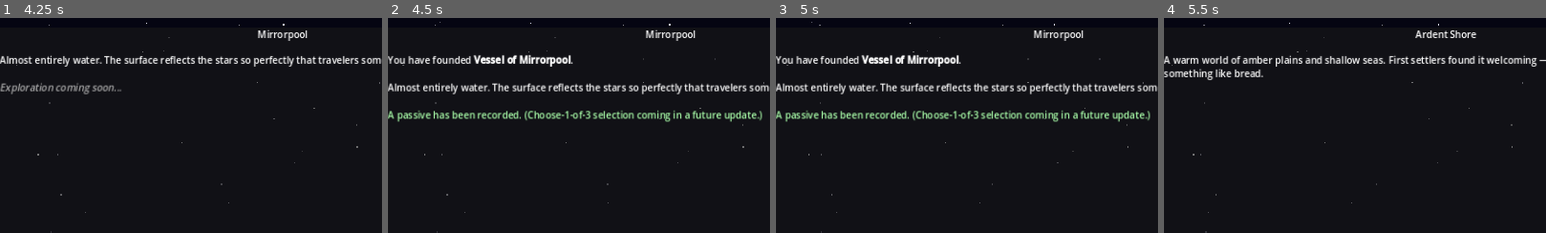
Above: before the commit, frames 1-4 (left to right).
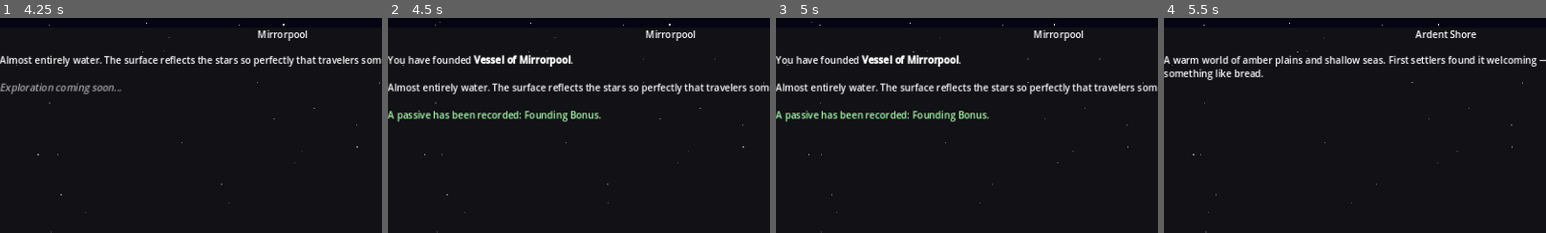
Above: after the commit, the same moments.

Repository: ColdTie/Metanoia-Vessel-2D
Game: Godot game, scene res://scenes/travel/travel_screen.tscn
Two runs of this game, one before a commit and one after it. Both use one fixed random seed, a clock stepped at 60 frames per second and the inputs below.
Inputs:
- Up to frame 1 (4.25 s): click "Pale Drift (3)" at 0.5 s; click "Verdant Coil (5)" at 1.25 s; click "The Hush (7)" at 2 s; click "Mirrorpool (9)" at 2.75 s; click "Depart (9 fuel)" at 3.5 s
- Up to frame 2 (4.5 s): click "Found Vessel" at 4.25 s
- Up to frame 3 (5 s): no input
- Up to frame 4 (5.5 s): click "Ardent Shore (start)" at 5 s
The pictures show only the part of the screen within x 25-75%, y 0-50%; the shares and areas given below are measured in that part.

Frame 1 is identical in both runs. In frame 2, 1.6% of the frame differs, in the area x 34-98%, y 42-49%; in frame 3, 1.6%; in frame 4, nothing differs.

Commit message:
feat: implement choose-1-of-3 settling reward
Founding Bonus is still granted automatically on the player's first
settlement, but every settlement after that now opens a Passive
Select modal (scenes/ui/passive_select.tscn) offering 3 random
unowned passives via GameState.draw_passive_choices(). Filled out
the passive roster with 4 new entries to give the pool enough depth
(10 total passives, matching the design doc's void-unlock target).

Passive effects are recorded as data only; the systems that will
read them (travel cost, encounters, trading) are still TODO, same
as the pre-existing frost_hardened/dust_walker/etc. entries.

Diff:
--- /dev/null
+++ b/scenes/ui/passive_select.tscn
@@ -0,0 +1,6 @@
+[gd_scene load_steps=2 format=3 uid="uid://cpassiveselect01"]
+
+[ext_resource type="Script" path="res://scripts/ui/passive_select.gd" id="1_passive"]
+
+[node name="PassiveSelect" type="Control"]
+script = ExtResource("1_passive")
--- a/scripts/autoloads/game_state.gd
+++ b/scripts/autoloads/game_state.gd
@@ -16,6 +16,11 @@
 # Each entry: {id, name, type, description, settled, vessel_name, distance, specimens}
 var world_catalog: Array = []
 
+# Passive roster available for the choose-1-of-3 settling reward.
+# founding_bonus is granted automatically on the player's first settlement
+# and is not part of this drawable pool. Each entry: {id, name, desc}
+var passive_pool: Array = []
+
 signal world_changed(new_world: String)
 signal passive_gained(passive: Dictionary)
 signal credits_changed(amount: int)
@@ -23,6 +28,7 @@
 
 func _ready() -> void:
 	_build_world_catalog()
+	_build_passive_pool()
 
 
 func _build_world_catalog() -> void:
@@ -78,6 +84,73 @@
 			"specimens": ["lens_fish", "tide_weaver"],
 		},
 	]
+
+
+func _build_passive_pool() -> void:
+	passive_pool = [
+		{
+			"id": "root_knowledge",
+			"name": "Root Knowledge",
+			"desc": "Jungle worlds yield extra specimens.",
+		},
+		{
+			"id": "echo_listener",
+			"name": "Echo Listener",
+			"desc": "Unlocks extra creature dialogue options.",
+		},
+		{
+			"id": "frost_hardened",
+			"name": "Frost Hardened",
+			"desc": "Ice-world travel costs 1 less fuel.",
+		},
+		{
+			"id": "tide_reader",
+			"name": "Tide Reader",
+			"desc": "Ocean worlds reveal hidden specimens.",
+		},
+		{
+			"id": "dust_walker",
+			"name": "Dust Walker",
+			"desc": "Desert worlds never trigger forced combat.",
+		},
+		{
+			"id": "temperate_kinship",
+			"name": "Temperate Kinship",
+			"desc": "Temperate worlds refill +3 fuel on arrival.",
+		},
+		{
+			"id": "deep_calm",
+			"name": "Deep Calm",
+			"desc": "Hostile creatures always offer a talk option first.",
+		},
+		{
+			"id": "keen_trader",
+			"name": "Keen Trader",
+			"desc": "Selling plants and info yields 15% more credits.",
+		},
+		{
+			"id": "steady_hand",
+			"name": "Steady Hand",
+			"desc": "Combat encounters never end in permanent specimen loss.",
+		},
+	]
+
+
+func _owned_passive_ids() -> Array:
+	var ids: Array = []
+	for passive in passives:
+		ids.append(passive.get("id", ""))
+	return ids
+
+
+func draw_passive_choices(count: int = 3) -> Array:
+	var owned := _owned_passive_ids()
+	var available: Array = []
+	for passive in passive_pool:
+		if not owned.has(passive["id"]):
+			available.append(passive)
+	available.shuffle()
+	return available.slice(0, min(count, available.size()))
 
 
 func get_world_by_id(id: String) -> Dictionary:
--- a/scripts/travel/travel_screen.gd
+++ b/scripts/travel/travel_screen.gd
@@ -7,11 +7,13 @@
 const STAR_SPEEDS: Array = [12.0, 28.0, 55.0]
 const STAR_COUNTS: Array = [120, 70, 35]
 const STAR_SPAN_W: float = 2560.0   # double viewport width for seamless wrap
+const PASSIVE_SELECT_SCENE := preload("res://scenes/ui/passive_select.tscn")
 
 var _star_layers: Array = []
 var _star_root: Node2D
 
 # UI node refs
+var _ui_root: Control
 var _location_label: Label
 var _fuel_label: Label
 var _passives_label: Label
@@ -96,6 +98,7 @@
 	root.name = "UIRoot"
 	root.set_anchors_and_offsets_preset(Control.PRESET_FULL_RECT)
 	canvas.add_child(root)
+	_ui_root = root
 
 	_build_left_panel(root)
 	_build_right_panel(root)
@@ -287,28 +290,52 @@
 	if world.get("settled", false):
 		return
 
+	var is_first_settlement := not _any_world_settled()
 	world["settled"] = true
 	world["vessel_name"] = "Vessel of " + world["name"]
-
-	# Grant the founding passive (choose-1-of-3 UI is TODO)
-	GameState.add_passive({
-		"id": "founding_bonus",
-		"name": "Founding Bonus",
-		"desc": "The act of founding grants clarity. +5 max fuel.",
-		"source": world["name"],
-	})
-	GameState.max_fuel += 5
-	GameState.refuel(5)
-
 	_settle_button.visible = false
+
+	if is_first_settlement:
+		GameState.add_passive({
+			"id": "founding_bonus",
+			"name": "Founding Bonus",
+			"desc": "The act of founding grants clarity. +5 max fuel.",
+			"source": world["name"],
+		})
+		GameState.max_fuel += 5
+		GameState.refuel(5)
+		_finish_settle(world, "A passive has been recorded: Founding Bonus.")
+		return
+
+	var choices := GameState.draw_passive_choices(3)
+	if choices.is_empty():
+		_finish_settle(world, "No new passives remain to award.")
+		return
+
+	var dialog: Control = PASSIVE_SELECT_SCENE.instantiate()
+	_ui_root.add_child(dialog)
+	dialog.setup(choices)
+	dialog.option_chosen.connect(func(passive: Dictionary):
+		GameState.add_passive(passive)
+		_finish_settle(world, "You chose [b]" + passive["name"] + "[/b].")
+	)
+
+
+func _any_world_settled() -> bool:
+	for world in GameState.world_catalog:
+		if world.get("settled", false):
+			return true
+	return false
+
+
+func _finish_settle(world: Dictionary, message: String) -> void:
 	_populate_destinations()
 	_refresh_status()
 
 	_world_desc_label.text = \
 		"You have founded [b]" + world["vessel_name"] + "[/b].\n\n" \
 		+ world.get("description", "") \
-		+ "\n\n[color=#aaffaa]A passive has been recorded. " \
-		+ "(Choose-1-of-3 selection coming in a future update.)[/color]"
+		+ "\n\n[color=#aaffaa]" + message + "[/color]"
 
 	SaveLoad.save_game()
 
--- /dev/null
+++ b/scripts/ui/passive_select.gd
@@ -0,0 +1,68 @@
+extends Control
+
+# Choose-1-of-3 settling reward dialog. Built entirely in code, same
+# convention as travel_screen.gd. Instantiated on top of the travel
+# screen's UI and freed once a choice is made.
+
+signal option_chosen(passive: Dictionary)
+
+
+func setup(choices: Array) -> void:
+	set_anchors_and_offsets_preset(Control.PRESET_FULL_RECT)
+
+	var dim := ColorRect.new()
+	dim.set_anchors_and_offsets_preset(Control.PRESET_FULL_RECT)
+	dim.color = Color(0.0, 0.0, 0.0, 0.6)
+	dim.mouse_filter = Control.MOUSE_FILTER_STOP
+	add_child(dim)
+
+	var center := CenterContainer.new()
+	center.set_anchors_and_offsets_preset(Control.PRESET_FULL_RECT)
+	add_child(center)
+
+	var panel := PanelContainer.new()
+	panel.custom_minimum_size = Vector2(440.0, 0.0)
+	center.add_child(panel)
+
+	var vbox := VBoxContainer.new()
+	vbox.add_theme_constant_override("separation", 10)
+	panel.add_child(vbox)
+
+	var title := Label.new()
+	title.text = "Choose a Passive"
+	title.horizontal_alignment = HORIZONTAL_ALIGNMENT_CENTER
+	vbox.add_child(title)
+	vbox.add_child(HSeparator.new())
+
+	for passive in choices:
+		_build_option_row(vbox, passive)
+
+
+func _build_option_row(vbox: VBoxContainer, passive: Dictionary) -> void:
+	var row := HBoxContainer.new()
+	row.add_theme_constant_override("separation", 12)
+	vbox.add_child(row)
+
+	var info := VBoxContainer.new()
+	info.size_flags_horizontal = Control.SIZE_EXPAND_FILL
+	row.add_child(info)
+
+	var name_lbl := Label.new()
+	name_lbl.text = passive.get("name", "")
+	info.add_child(name_lbl)
+
+	var desc_lbl := Label.new()
+	desc_lbl.text = passive.get("desc", "")
+	desc_lbl.autowrap_mode = TextServer.AUTOWRAP_WORD_SMART
+	desc_lbl.custom_minimum_size = Vector2(260.0, 0.0)
+	info.add_child(desc_lbl)
+
+	var choose_btn := Button.new()
+	choose_btn.text = "Choose"
+	choose_btn.pressed.connect(func():
+		option_chosen.emit(passive)
+		queue_free()
+	)
+	row.add_child(choose_btn)
+
+	vbox.add_child(HSeparator.new())
Not shown, changed: design/content-log.md
Not shown, changed: design/systems.md
